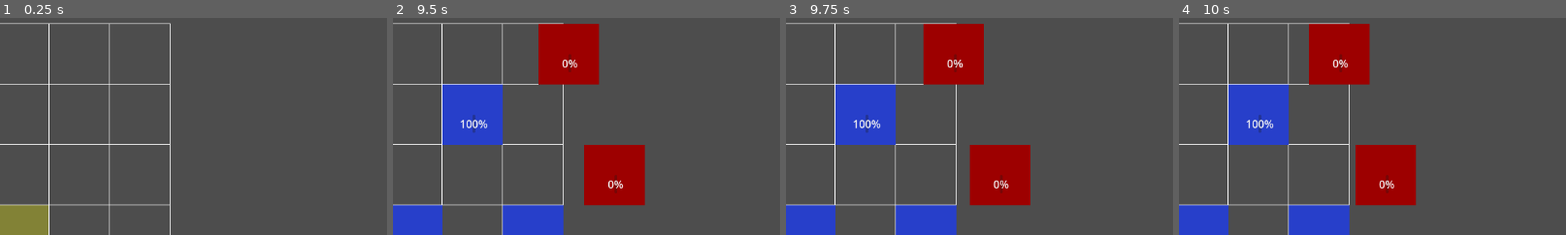
Above: before the commit, frames 1-4 (left to right).
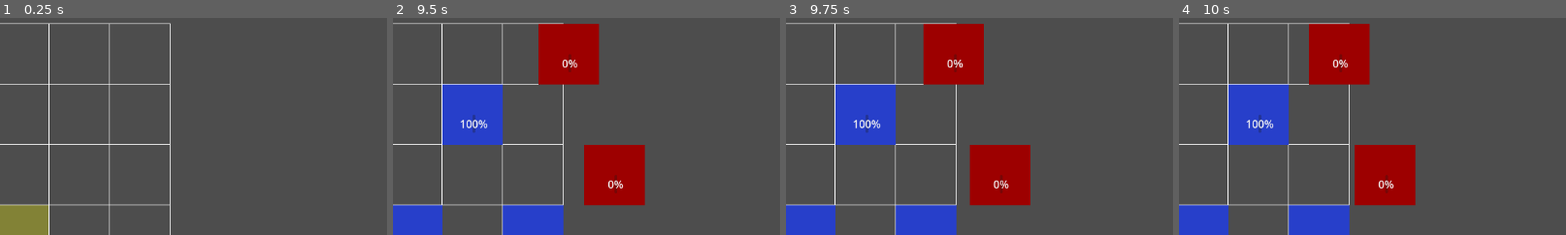
Above: after the commit, the same moments.

Repository: Traveler582/medieval-pvz
Game: Godot game, scene res://scenes/levels/level.tscn
Two runs of this game, one before a commit and one after it. Both use one fixed random seed, a clock stepped at 60 frames per second and the inputs below.
Inputs (mouse positions are % of the whole screen's width and height, from its top left):
- Up to frame 1 (0.25 s): no input
- Up to frame 2 (9.5 s): tap Enter at 0.5, 2.75 s; move the mouse to (72, 45) at 0.52 s; click (72, 45) at 0.67 s; tap Space at 1.25 s; move the mouse to (30, 55) at 1.27 s; click (30, 55) at 1.42 s; move the mouse to (60, 28) at 2.02 s; click (60, 28) at 2.17 s; move the mouse to (45, 70) at 2.77 s; click (45, 70) at 2.92 s; move the mouse to (80, 65) at 3.52 s; click (80, 65) at 3.67 s; move the mouse to (20, 35) at 4.27 s; click (20, 35) at 4.42 s; move the mouse to (55, 50) at 5.02 s; click (55, 50) at 5.17 s; move the mouse to (35, 25) at 5.77 s; click (35, 25) at 5.92 s; move the mouse to (72, 45) at 6.52 s; click (72, 45) at 6.67 s; move the mouse to (30, 55) at 7.27 s; click (30, 55) at 7.42 s; move the mouse to (60, 28) at 8.02 s; click (60, 28) at 8.17 s; move the mouse to (45, 70) at 8.77 s; click (45, 70) at 8.92 s
- Up to frame 3 (9.75 s): move the mouse to (80, 65) at 9.52 s; click (80, 65) at 9.67 s
- Up to frame 4 (10 s): no input
The pictures show only the part of the screen within x 50-100%, y 0-50%; the shares and areas given below are measured in that part.

Frames 1-3 are identical in both runs. In frame 4, 0.2% of the frame differs, in the area x 45-56%, y 58-87%.

Commit message:
Fixed enemy targeting to track multiple overlapping units and prioritize the closest

Diff:
--- a/medieval-pvz/scenes/enemies/enemy.tscn
+++ b/medieval-pvz/scenes/enemies/enemy.tscn
@@ -4,6 +4,7 @@
 [ext_resource type="Resource" uid="uid://e8ogit6re0d5" path="res://resources/enemies/enemy_knight.tres" id="2_8e3ao"]
 
 [sub_resource type="RectangleShape2D" id="RectangleShape2D_8e3ao"]
+size = Vector2(18.399998, 8.599999)
 
 [node name="Enemy" type="Node2D" unique_id=556555792]
 script = ExtResource("1_6xk8f")
@@ -19,6 +20,7 @@
 [node name="Area2D" type="Area2D" parent="." unique_id=52651537]
 
 [node name="CollisionShape2D" type="CollisionShape2D" parent="Area2D" unique_id=1491222755]
+position = Vector2(-9.999998, 3.499998)
 scale = Vector2(5, 5)
 shape = SubResource("RectangleShape2D_8e3ao")
 
--- a/medieval-pvz/scripts/enemies/enemy_base.gd
+++ b/medieval-pvz/scripts/enemies/enemy_base.gd
@@ -21,14 +21,18 @@
 
 func _process(delta):
 	if is_fighting:
-		if current_target and is_instance_valid(current_target):
+		overlapping_units = overlapping_units.filter(func(u): return is_instance_valid(u))
+		if overlapping_units.size() > 0:
+			var target = overlapping_units[0]
+			for u in overlapping_units:
+				if u.position.x > target.position.x:
+					target = u
 			attack_timer += delta
 			if attack_timer >= 1.0:
 				attack_timer = 0.0
-				current_target.take_damage(data.damage)
+				target.take_damage(data.damage)
 		else:
 			is_fighting = false
-			current_target = null
 	else:
 		position.x -= data.speed * delta
 		update_grid_cell()
@@ -44,20 +48,19 @@
 		if grid_ref.is_valid_cell(new_cell):
 			grid_ref.occupy_cell(new_cell, self)
 
+var overlapping_units: Array = []
 func _on_area_entered(other_area: Area2D) -> void:
-	print("Area entered: ", other_area)
 	var parent = other_area.get_parent()
-	print("Parent: ", parent, " | Is Unit: ", parent is Unit)
 	if parent is Unit:
+		overlapping_units.append(parent)
 		is_fighting = true
-		current_target = parent
 
 func _on_area_exited(other_area: Area2D) -> void:
-	print("Area exited: ", other_area)
 	var parent = other_area.get_parent()
-	if parent == current_target:
+	if parent in overlapping_units:
+		overlapping_units.erase(parent)
+	if overlapping_units.is_empty():
 		is_fighting = false
-		current_target = null
 func take_damage(amount: int) -> void:
 	current_health -= amount
 	if current_health <= 0:
